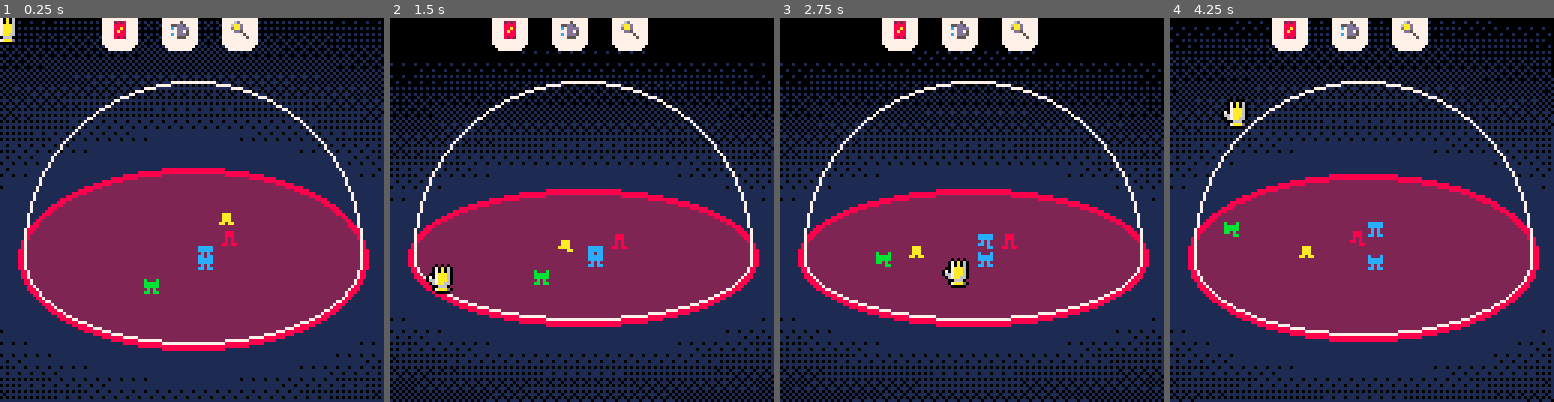
Above: before the commit, frames 1-4 (left to right).
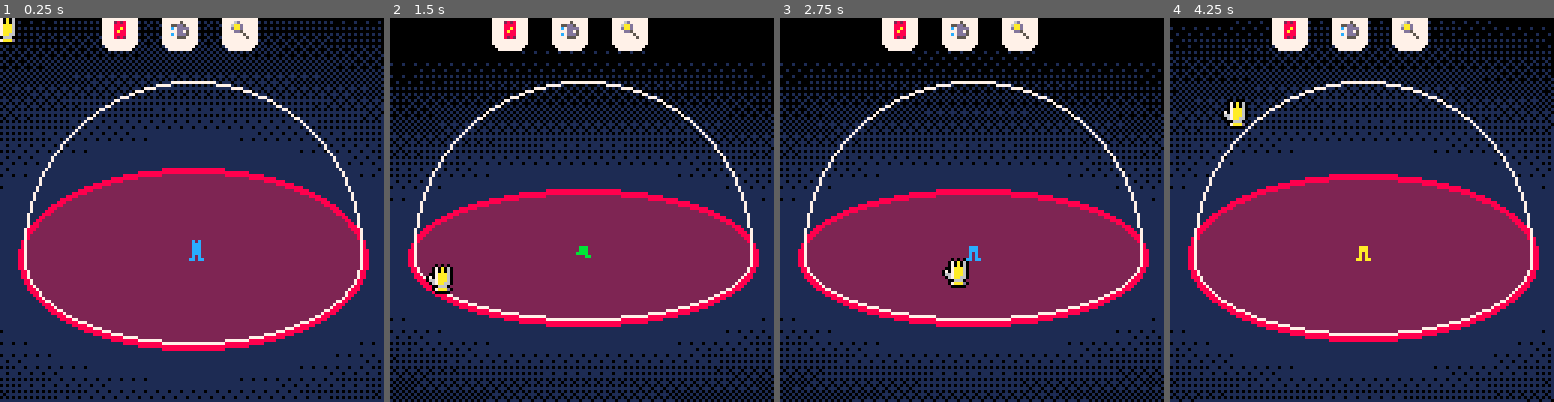
Above: after the commit, the same moments.

Repository: samuelhpratt/ggj2025
Game: PICO-8 cartridge game.p8
Two runs of this game, one before a commit and one after it. Both use one fixed random seed, a clock stepped at 60 frames per second and the inputs below.
Inputs (mouse positions are in pixels of both pictures, inside the frame that each line leads up to):
- Up to frame 1 (0.25 s): no input
- Up to frame 2 (1.5 s): tap X (X key) at 0.33, 1.07 s; click (670, 121) at 0.67 s; tap O (Z key) at 0.7 s; click (436, 267) at 1.22 s
- Up to frame 3 (2.75 s): hold Right 1.6-2.1 s; tap O (Z key) at 1.7, 2.1, 2.5 s; click (887, 114) at 1.77 s; tap X (X key) at 1.85 s; hold Up 2.15-2.42 s; click (952, 259) at 2.32 s; hold Right from 2.47 s (still down)
- Up to frame 4 (4.25 s): click (1404, 106) at 2.87 s; tap O (Z key) every 0.4 s from 2.9 to 4.1 s; tap X (X key) at 2.97, 4.08 s; release Right at 3.03 s; hold Left 3.08-3.58 s; click (1465, 256) at 3.42 s; hold Down 3.63-3.97 s; click (1231, 102) at 3.97 s; hold Right from 4.02 s (still down)

The runs differ from the first frame. In frame 1, 0.5% of the frame differs, in the area x 37-62%, y 50-72%; in frame 2, 0.5%; in frame 3, 0.6%; in frame 4, 0.6%, in the area x 14-56%, y 53-66%.

Commit message:
Added reset, screen shake

Diff:
--- a/dome.lua
+++ b/dome.lua
@@ -84,6 +84,7 @@
     local x, y = sin(angle) * domeRadius, cos(angle) * domeRadius
     local crack = { x, y, 1 }
     add(cracks, crack)
+    shake += 1
     return crack
 end
 
@@ -107,6 +108,7 @@
         add(crack, x)
         add(crack, y)
         add(crack, -z)
+        shake += 1
     end
 end
 
@@ -122,6 +124,7 @@
             broken = true
             mode = nil
             blackScreen = 60
+            shake = 0
 
             -- replace cracks with glass shards on the ground
             cracks = {}
--- a/fire.lua
+++ b/fire.lua
@@ -1,6 +1,3 @@
-fires = {}
-smoke = {}
-
 function spawnFire(x, y)
     local fire = spawnObject(x, y, 0)
     -- 20 sec
--- a/food.lua
+++ b/food.lua
@@ -1,26 +1,6 @@
-foods = {}
-
 function spawnFood(x, y, z)
     local food = spawnObject(x, y, z)
     food.sprite = 1
-    -- add any other person-specific parameters here!
-
-    function food.update(self)
-        -- if self.z == 0 then
-        --     -- add specific update logic here
-        --     for person in all(people) do
-        --         -- simple distance check
-        --         if (person.x - self.x) * (person.x - self.x) + (person.y - self.y) * (person.y - self.y) < 25 then
-        --             person.happiness += 1
-        --             -- log(person.happiness)
-        --             del(objects, self)
-        --             del(foods, self)
-        --         end
-        --     end
-        -- end
-
-        self:updatePhysics()
-    end
 
     add(foods, food)
 end
--- a/main.lua
+++ b/main.lua
@@ -6,6 +6,19 @@
     blackScreen = 0
     broken = false
     cracks = {}
+    shake = 0
+
+    objects = {}
+    people = {}
+    selectedPerson = nil
+    spawnPerson(0, 0, 0)
+
+    fires = {}
+    smoke = {}
+
+    puddles = {}
+
+    foods = {}
 
     toolCooldown = 0
     mode = nil
@@ -16,10 +29,20 @@
     if blackScreen > 0 then
         return
     end
+
+    -- screen shake
+    local shakex = 1 - rnd(2)
+    local shakey = 1 - rnd(2)
+    shakex *= shake
+    shakey *= shake
+    camera(shakex, shakey)
+    shake = shake * 0.5
+    if (shake < 0.05) shake = 0
     drawDome()
+
+    camera()
+
     drawUI()
-    draw_logs()
-    drawLines()
 end
 
 function _update()
@@ -31,6 +54,12 @@
     sfxUpdate()
     updateWorldInfo()
     updateDome()
+    updateWorldInfo()
+
+    if btnp() > 0 then
+        _init()
+    end
+
     if mouseDown then
         toolCooldown = 0
     end
--- a/objects.lua
+++ b/objects.lua
@@ -1,6 +1,5 @@
 -- objects have x, y, z position and a type (food, hat, toy etc)
 -- 0, 0, 0 is the center of the dome
-objects = {}
 
 function drawObjects()
     local objectSprites = {
@@ -32,6 +31,7 @@
 
 domePadding = 5
 function withinDomeFootprint(x, y)
+    if broken then return abs(y) < domeRadius * 1.5 end
     return x * x + y * y < (domeRadius - domePadding) * (domeRadius - domePadding)
 end
 
--- a/people.lua
+++ b/people.lua
@@ -1,6 +1,3 @@
-nPeople = 5
-people = {}
-selectedPerson = nil
 foodRange = 8
 
 personStates = {
@@ -26,7 +23,11 @@
 end
 
 function generateWaypoint()
-    return { x = flr(rnd(domeRadius * 2)) - domeRadius, y = flr(rnd(domeRadius * 2)) - domeRadius }
+    local radius = domeRadius
+    if broken then
+        radius = domeRadius * 3
+    end
+    return { x = flr(rnd(radius * 2)) - radius, y = flr(rnd(domeRadius * 2)) - domeRadius }
 end
 
 function spawnPerson(x, y, z)
@@ -34,7 +35,7 @@
     person.sprite = flr(rnd { 2, 4, 6, 8, 10, 12, 14, 16, 18, 20, 22 })
     person.color = flr(rnd { 8, 10, 11, 12 })
     person.burning = 0
-    person.inWater = false
+    person.wet = 0
     person.state = personStates.idle
     person.happiness = 0
     person.dx = 0
@@ -44,9 +45,8 @@
     function person.draw(self)
         local x, y = self:getScreenPosition()
         local h = 1
-        if self.wet > 0 then
-            y += self.wet
-            h = 0.875
+        if self.z < 0 then
+            h += 0.125 * self.z
         end
 
         local flip = false
@@ -70,9 +70,6 @@
         pal(7, self.color)
         spr(sprite, x - 3, y - 7, 1, h, flip)
         pal()
-
-        -- debug - show state
-        -- print(person.state, x - 2, y - 12, 0)
 
         if self.burning > 0 then
             spr(134 + flr(self.burning / 2) % 5, x - 4, y - 12)
@@ -152,8 +149,8 @@
 
         self.dz -= .5
         self.z += self.dz
-        if self.z < 0 then
-            self.z = 0
+        if self.z < -self.wet then
+            self.z = -self.wet
             self.dz = 0
         end
     end
@@ -179,14 +176,11 @@
         self:updatePhysics()
 
         -- check if happy enough to hop
-        if self.happiness >= 2 and self.dx == 0 and self.dy == 0 and self.z == 0 then
-            self.dz = 3
-        end
-
-        -- check if happy enough to duplicate
-        if self.happiness >= 2 then
-            if rnd(1) > 0.99 then
+        if self.happiness >= 2 and self.dx == 0 and self.dy == 0 and self.z == -self.wet then
+            if self.happiness >= 3 and rnd() > 0.5 then
                 self:split()
+            else
+                self.dz = 3
             end
         end
 
@@ -195,7 +189,7 @@
         for puddle in all(puddles) do
             local dist = (puddle.x - self.x) * (puddle.x - self.x) + (puddle.y - self.y) * (puddle.y - self.y)
             if puddle.r > 3 and dist < (puddle.r - 2) * (puddle.r - 2) then
-                self.wet = max(self.wet, puddle.r - dist > 5 and 2 or 1)
+                self.wet = max(self.wet, puddle.r - dist > 3 and 2 or 1)
                 self.burning = 0
             end
         end
@@ -204,9 +198,9 @@
     function person.split(self)
         local a = spawnPerson(self.x, self.y, 0)
         local b = spawnPerson(self.x, self.y, 0)
-        a.dz = 3
+        a.dz = 4
         a.dy = -5
-        b.dz = 3
+        b.dz = 4
         b.dy = 5
         del(objects, self)
         del(people, self)
@@ -214,10 +208,6 @@
 
     add(people, person)
     return person
-end
-
-for i = 1, nPeople do
-    spawnPerson(rnd(80) - 40, rnd(80) - 40, 0)
 end
 
 --helpers
@@ -239,7 +229,7 @@
     * runfromfire
     * rejoiceinrain
     ]]
-    --log(person.state)
+    -- log(person.state)
 
     if person.state == personStates.idle then
         idle(person)
@@ -272,19 +262,20 @@
 end
 
 function idle(person)
-    local waypointForcePower = 0.01
+    local waypointForcePower = 1
 
     if person.waypoint then
-        person.dx += -1 * (person.x - person.waypoint.x) * waypointForcePower
-        person.dy += -1 * (person.y - person.waypoint.y) * waypointForcePower
-
-        if distanceToPoint(person, person.waypoint) < 3 then
+        local dist = distanceToPoint(person, person.waypoint)
+        if dist < 2 then
             person.waypoint = nil
+        else
+            person.dx += -1 * (person.x - person.waypoint.x) * waypointForcePower / dist
+            person.dy += -1 * (person.y - person.waypoint.y) * waypointForcePower / dist
         end
     else
         person.dx *= 0.5
         person.dy *= 0.5
-        if rnd() < 0.02 then
+        if rnd() < 0.05 then
             newWaypoint(person)
         end
     end
@@ -346,33 +337,3 @@
 function seekWater(person)
     --here
 end
-
---below is archive for future use
-
---keeping this code, because the Unit lets them move at a constant rate instead of speeding up / slowing down
-function unitMove(person)
-    local mag = sqrt(fx ^ 2 + fy ^ 2)
-    local fxUnit = fx / mag
-    local fyUnit = fy / mag
-
-    local unitMag = sqrt(fxUnit ^ 2 + fyUnit ^ 2)
-
-    local lineScale = 1.5
-    --log(fxUnit.."  "..fyUnit.."  "..unitMag)
-    debugLine(person.x, person.y, (person.x + fxUnit) * lineScale, (person.y + fyUnit) * lineScale)
-
-    local fxFinal = fxUnit * peopleSpeed
-    local fyFinal = fyUnit * peopleSpeed
-
-    --local finalForce = {(person.x - closestFood.x) * foodForcePower, (person.y - closestFood.y) * foodForcePower}
-    -- negative means they will run towards, positive means they will run away.
-    person.dx = fxFinal
-    person.dy = fyFinal
-end
-
---possibly will use for angry state
-function randomMove(person)
-    -- random numbers: -1 to 1 scaled by speed
-    person.dx = (rnd(2) - 1) * peopleSpeed
-    person.dy = (rnd(2) - 1) * peopleSpeed
-end
--- a/water.lua
+++ b/water.lua
@@ -1,5 +1,3 @@
-puddles = {}
-
 function spawnDroplet(x, y, z)
     local droplet = spawnObject(x, y, z)
 
